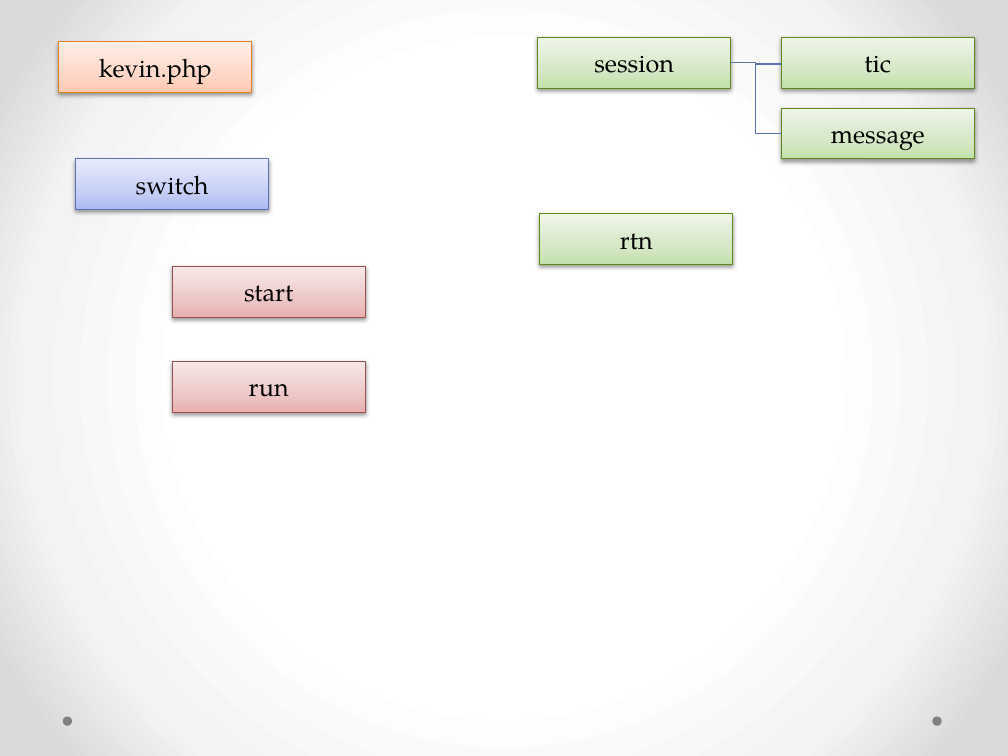
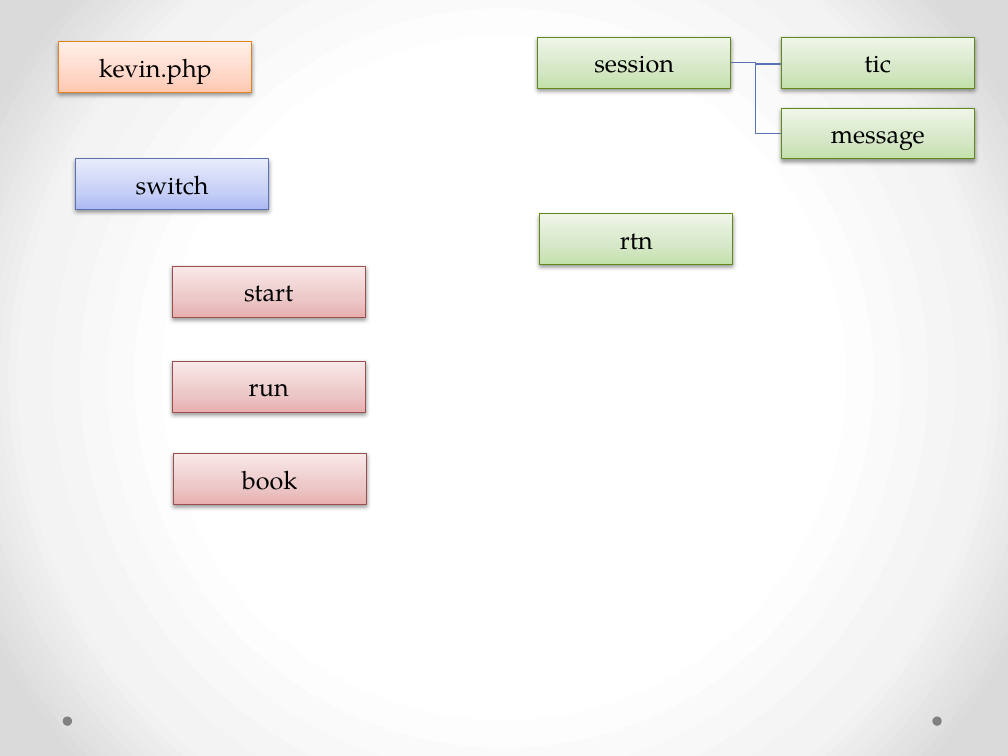
Before and after one commit to JamesLeB/Kevin, a slide deck: slide 9 of Document.pptx. Drawn at 1008x756 pixels with LibreOffice and Linux fonts; fonts in the diff are those of the drawing. Boxes give left, top, right and bottom in pixels: in the first picture for what was removed or moved away, otherwise in the second. Text is boxed around its words. In the diff, an @@ line names an element or a change of style, - is before the commit and + after.

Commit message:
Add get book code to test get book function

```diff
--- a/Document.pptx
+++ b/Document.pptx
@@ rectangle added at [173,454,367,505], fill gradient #E8B0B0 to #EDC8C8 to #F9E9E9, outline #9A4E4E 0.75 pt, 18 pt, text #000000 @@
+book
```
Also in this commit, not shown: 1 other slide changed, 3 other files.
